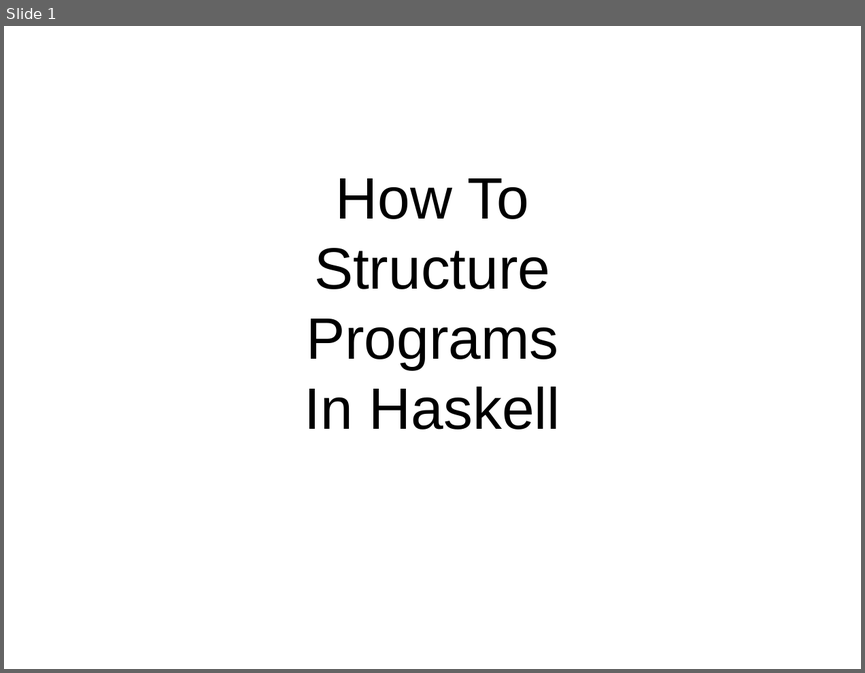
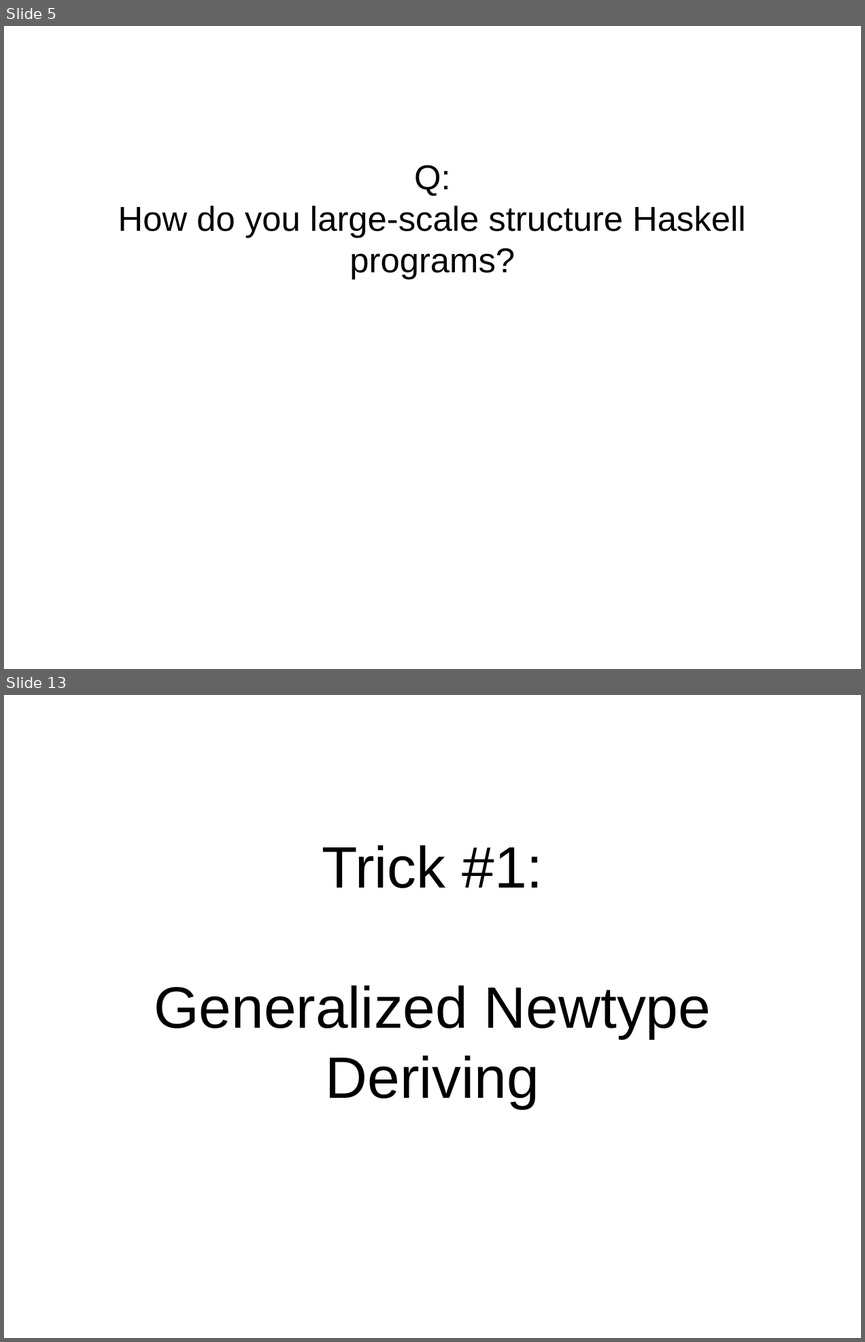
Before and after one commit to bhurt/presentations, a slide deck: hsgems.odp. Shown one above the other, each under a label of ours: slide 1 before the commit, slides 5 and 13 after it; the slides between them are not shown. The pictures are 865x673 and 865x1342 pixels, drawn with LibreOffice and Linux fonts; fonts in the diff are those of the drawing. Boxes give left, top, right and bottom in pixels: in the first picture for what was removed or moved away, otherwise in the second. Text is boxed around its words. In the diff, an @@ line names an element or a change of style, - is before the commit and + after.

```diff
--- a/hsgems.odp
+++ b/hsgems.odp
@@ slide 13 added at box(4, 695, 861, 1338), background #FFFFFF @@
@@ subtitle added at box(154, 845, 711, 1108), 54 pt, text #000000 @@
+Trick #1:
+Generalized Newtype Deriving
@@ what was slide 1 is now slide 5 @@
@@ slide 5 changed as well @@
@@ subtitle at box(118, 165, 746, 280): text changed; size 54 to 32 pt @@
-How To
-Structure
-Programs
-In Haskell
+Q:
+How do you large-scale structure Haskell programs?
```
Also in this commit, not shown: 62 other slides added.
